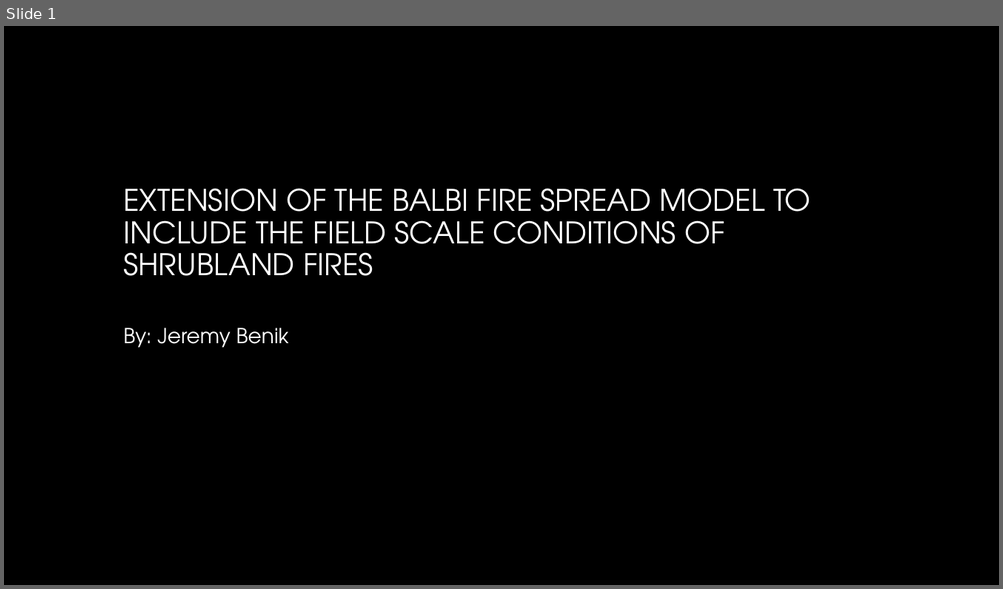
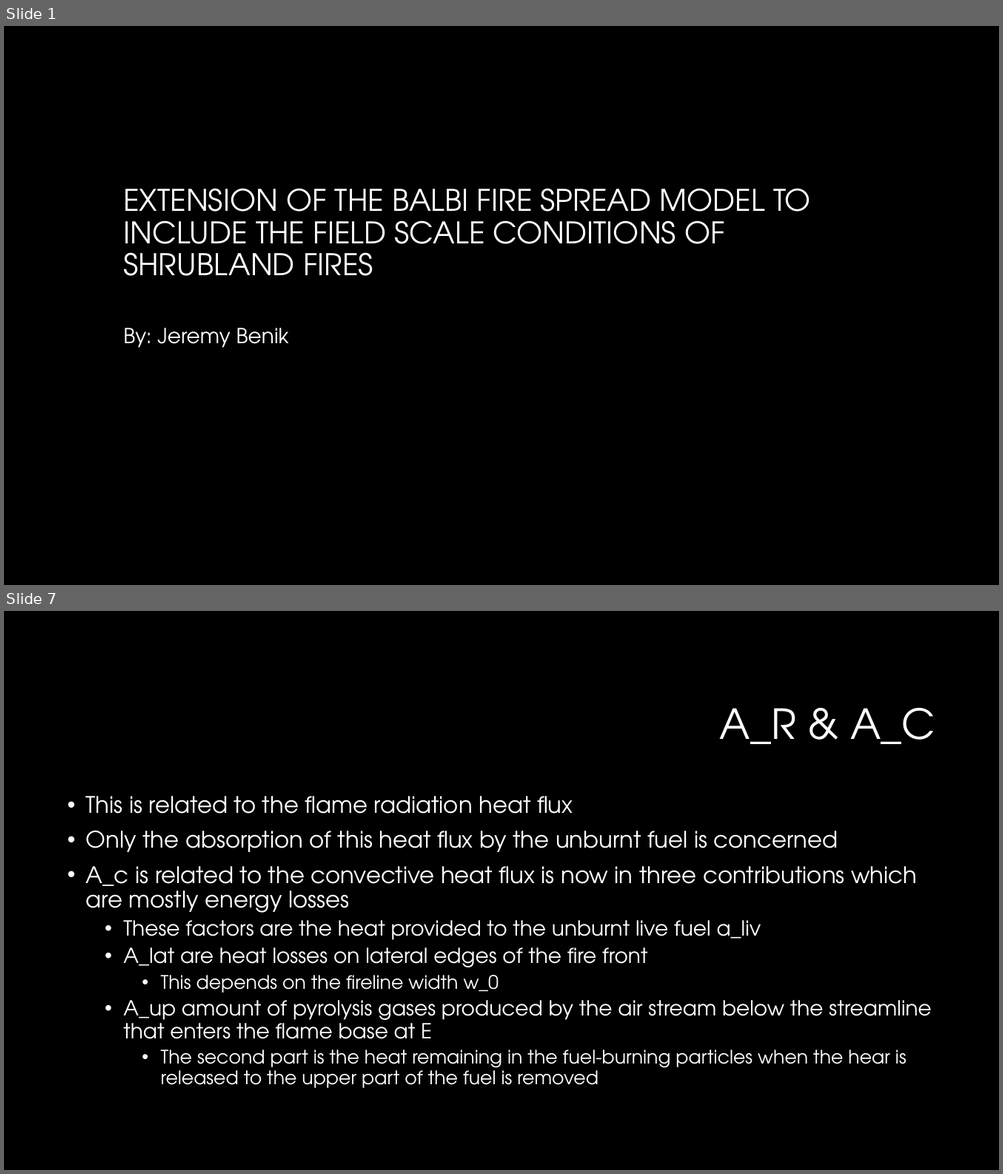
Before and after one commit to Jeremy-Benik/Meeting_Notes, a slide deck: Presentations/Balbi_2022_presentation.pptx. Shown one above the other, each under a label of ours: slide 1 before the commit, slides 1 and 7 after it; the slides between them are not shown. The pictures are 1003x589 and 1003x1174 pixels, drawn with LibreOffice and Linux fonts; fonts in the diff are those of the drawing; background and template pictures are left out. Boxes give left, top, right and bottom in pixels: in the first picture for what was removed or moved away, otherwise in the second. Text is boxed around its words. In the diff, an @@ line names an element or a change of style, - is before the commit and + after.

Commit message:
updating adjustment factors powerpoint and adding in balbi powerpoint

```diff
--- a/Presentations/Balbi_2022_presentation.pptx
+++ b/Presentations/Balbi_2022_presentation.pptx
@@ slide 7 added at <box>4,611,999,1170</box>, background #000000 @@
@@ title added at <box>720,708,935,744</box>, 40 pt, text #FFFFFF @@
+A_R & A_C
@@ text added at <box>86,796,930,1088</box>, 20 pt, text #FFFFFF @@
+• This is related to the flame radiation heat flux
+• Only the absorption of this heat flux by the unburnt fuel is concerned
+• A_c is related to the convective heat flux is now in three contributions which are mostly energy losses
+  • These factors are the heat provided to the unburnt live fuel a_liv
+  • A_lat are heat losses on lateral edges of the fire front
+    • This depends on the fireline width w_0
+  • A_up amount of pyrolysis gases produced by the air stream below the streamline that enters the flame base at E
+    • The second part is the heat remaining in the fuel-burning particles when the hear is released to the upper part of the fuel is removed
```
Also in this commit, not shown: 11 other slides added, 1 other file.
